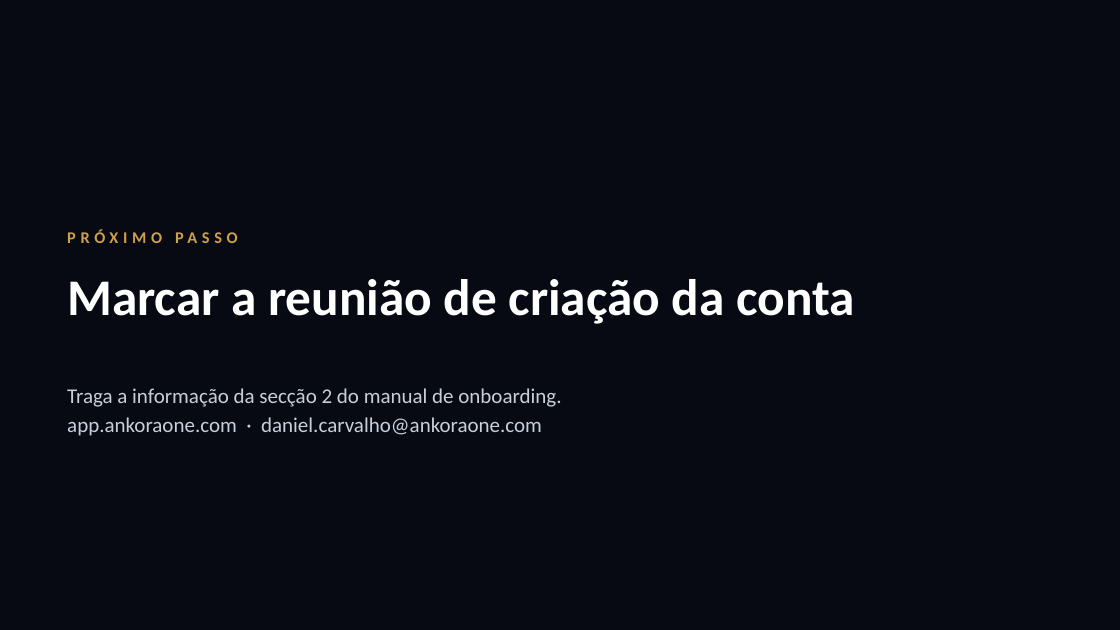
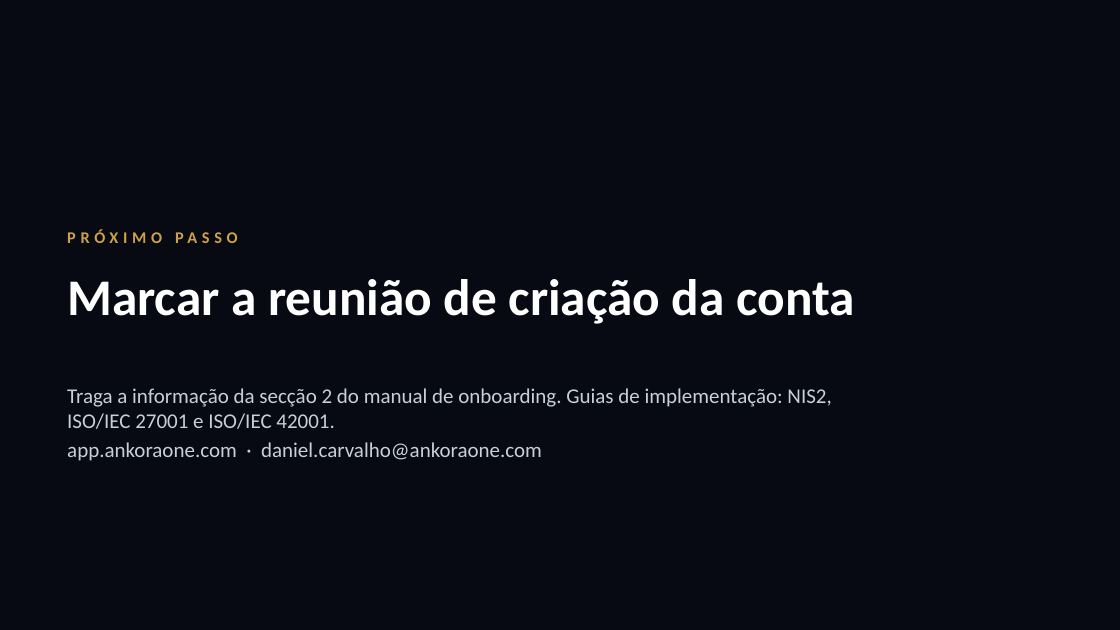
Before and after one commit to dbastoscarvalho23/Securematurity, a slide deck: slide 20 of docs/onboarding/AnkoraOne-Apresentacao-Onboarding.pptx (slide 18 before the commit). Drawn at 1120x630 pixels with LibreOffice and Linux fonts; fonts in the diff are those of the drawing; background and template pictures are left out. Boxes give left, top, right and bottom in pixels: in the first picture for what was removed or moved away, otherwise in the second. Text is boxed around its words. In the diff, an @@ line names an element or a change of style, - is before the commit and + after.

```diff
--- a/docs/onboarding/AnkoraOne-Apresentacao-Onboarding.pptx
+++ b/docs/onboarding/AnkoraOne-Apresentacao-Onboarding.pptx
@@ text at (67,388,831,429): text changed @@
-Traga a informação da secção 2 do manual de onboarding.
+Traga a informação da secção 2 do manual de onboarding. Guias de implementação: NIS2, ISO/IEC 27001 e ISO/IEC 42001.
```
Also in this commit, not shown: 9 other slides changed, 2 slides added, 16 other files.
